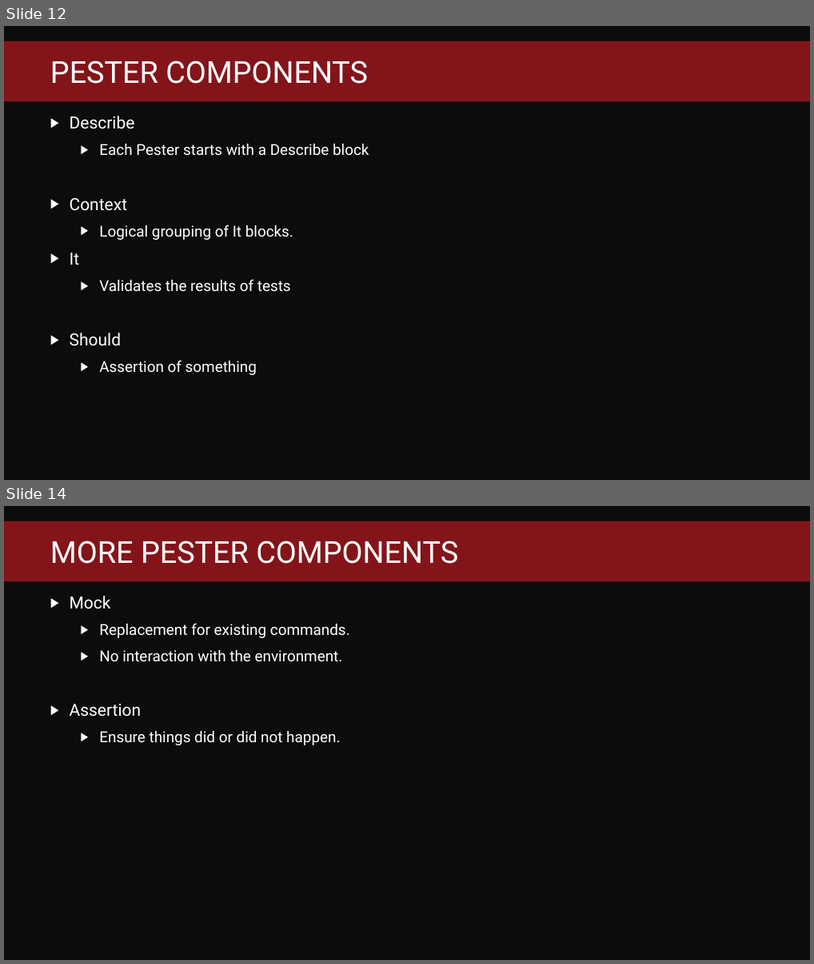
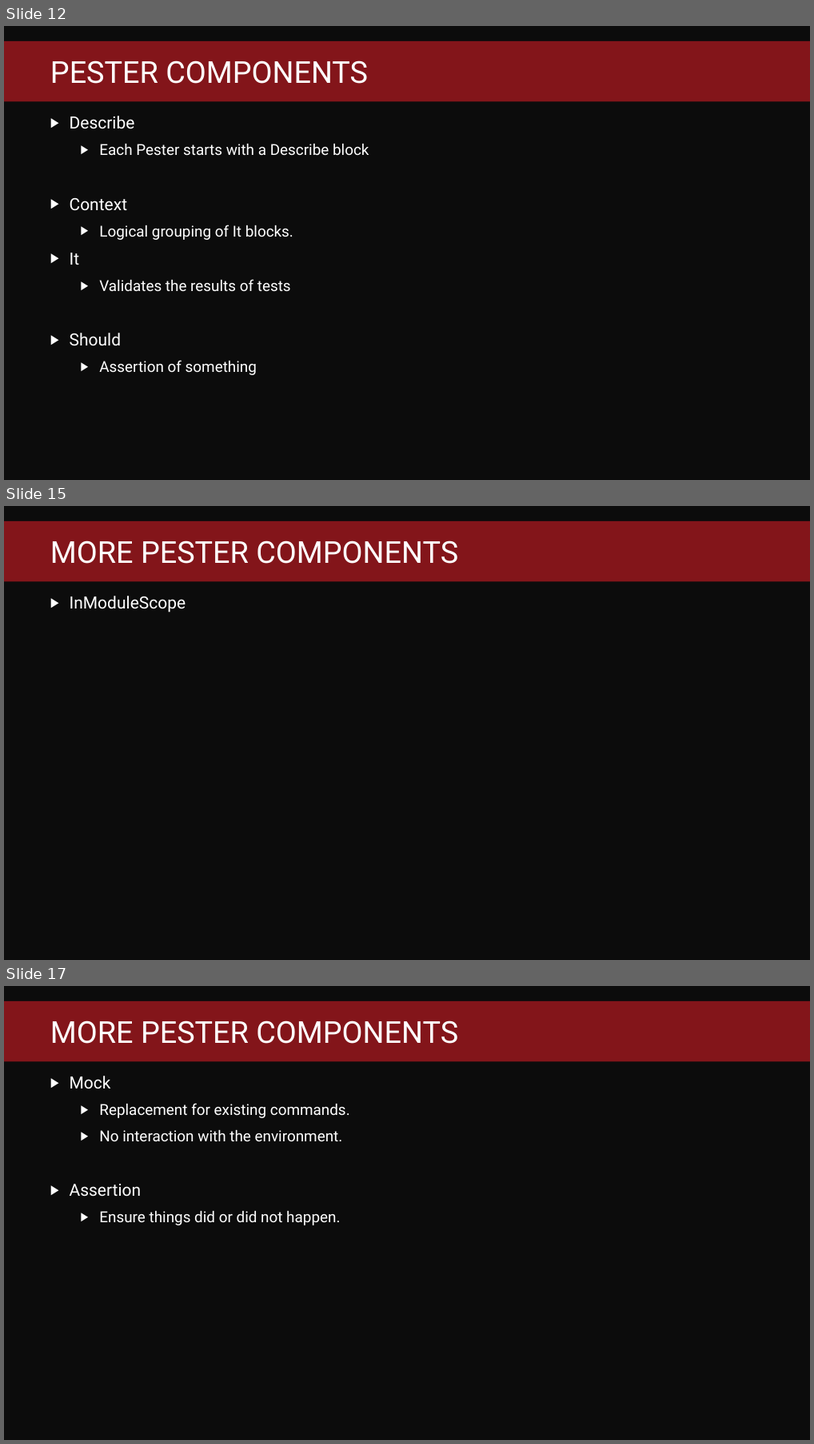
Before and after one commit to fredbainbridge/mmsPester, a slide deck: Pester Practically Perfect PowerShell.pptx. Shown one above the other, each under a label of ours: slides 12 and 14 before the commit, slides 12, 15 and 17 after it; the slides between them are not shown. The pictures are 814x964 and 814x1444 pixels, drawn with LibreOffice and Linux fonts; fonts in the diff are those of the drawing; background and template pictures are left out. Boxes give left, top, right and bottom in pixels: in the first picture for what was removed or moved away, otherwise in the second. Text is boxed around its words. In the diff, an @@ line names an element or a change of style, - is before the commit and + after.

Commit message:
adding more demos, adding module slides

```diff
--- a/Pester Practically Perfect PowerShell.pptx
+++ b/Pester Practically Perfect PowerShell.pptx
@@ slide 15 added at [4,506,810,960], background #0C0C0C; not listed: 1 template element that a slide beside it also shows @@
@@ title added at [50,540,458,564], 36 pt, text #FFFFFF @@
+MORE PESTER COMPONENTS
@@ text added at [70,596,186,612], 20 pt, text #FFFFFF @@
+▶ InModuleScope
@@ what was slide 14 is now slide 17 @@
```
Also in this commit, not shown: 5 slides changed, 2 other slides added, 8 other files.
